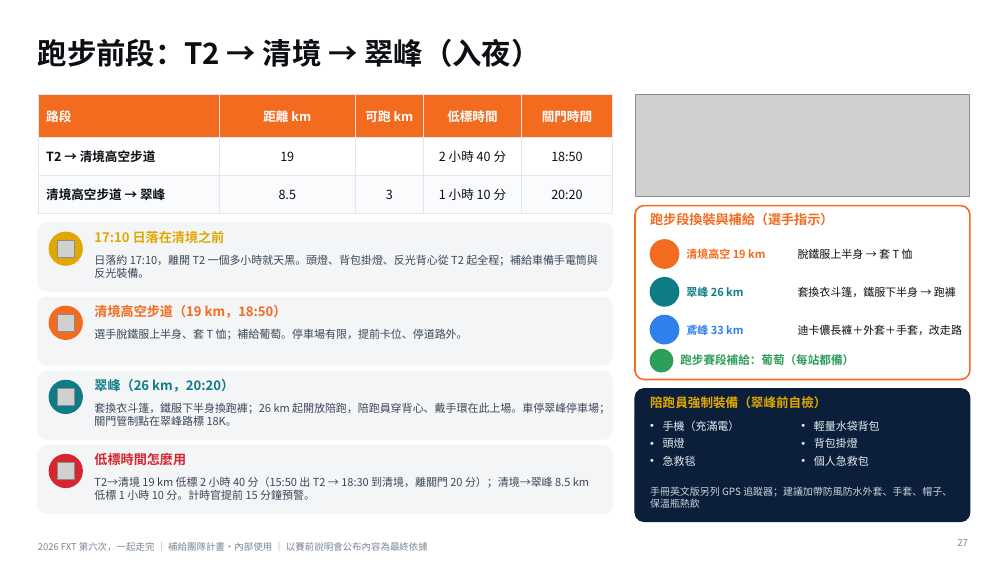
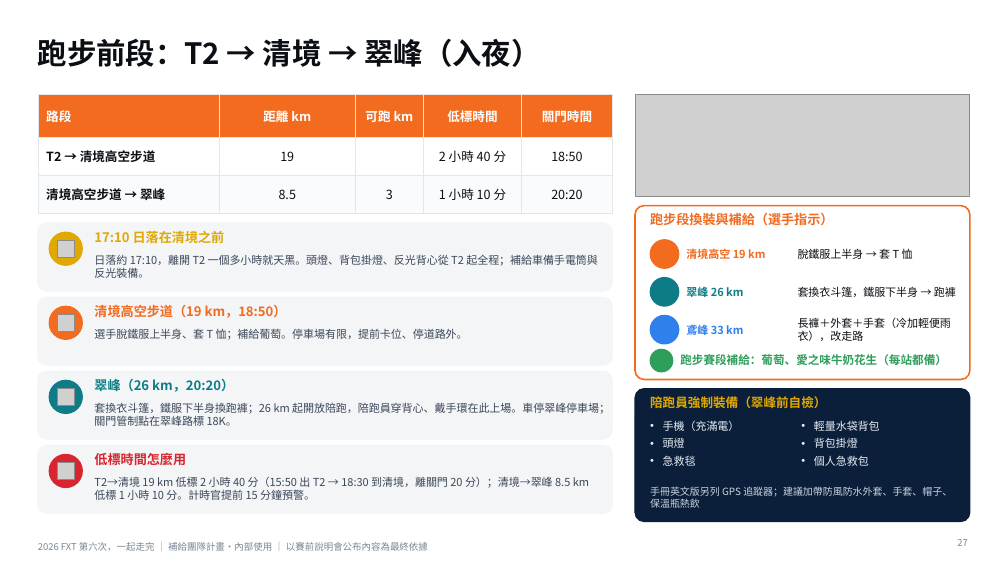
Before and after one commit to powermovebboy-sys/Race-site, a slide deck: slide 27 of deck/2026_FXT_第六次一起走完.pptx. Drawn at 1008x567 pixels with LibreOffice and Linux fonts; fonts in the diff are those of the drawing; grey boxes stand for pictures; background and template pictures are left out. Boxes give left, top, right and bottom in pixels: in the first picture for what was removed or moved away, otherwise in the second. Text is boxed around its words. In the diff, an @@ line names an element or a change of style, - is before the commit and + after.

```diff
--- a/deck/2026_FXT_第六次一起走完.pptx
+++ b/deck/2026_FXT_第六次一起走完.pptx
@@ text at bbox=[798, 317, 951, 341]: text changed @@
-迪卡儂長褲＋外套＋手套，改走路
+長褲＋外套＋手套（冷加輕便雨衣），改走路
@@ text at bbox=[680, 354, 947, 365]: text changed @@
-跑步賽段補給：葡萄（每站都備）
+跑步賽段補給：葡萄、愛之味牛奶花生（每站都備）
```
Also in this commit, not shown: 9 other slides changed, 3 other files.
